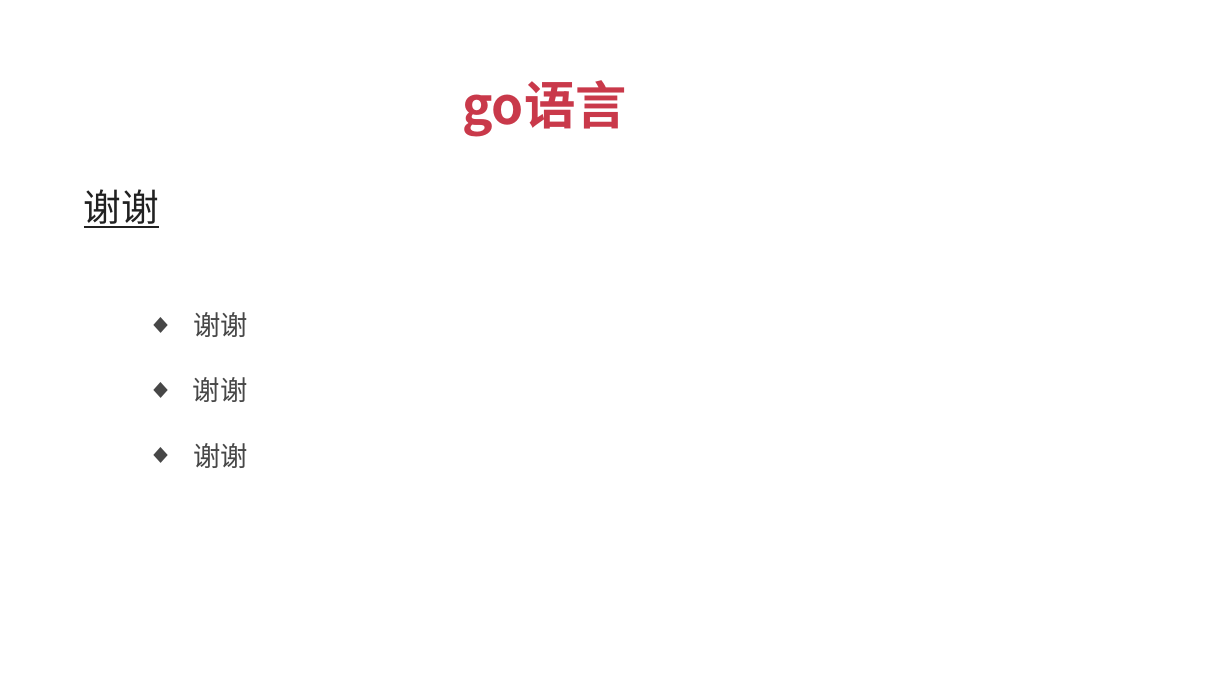
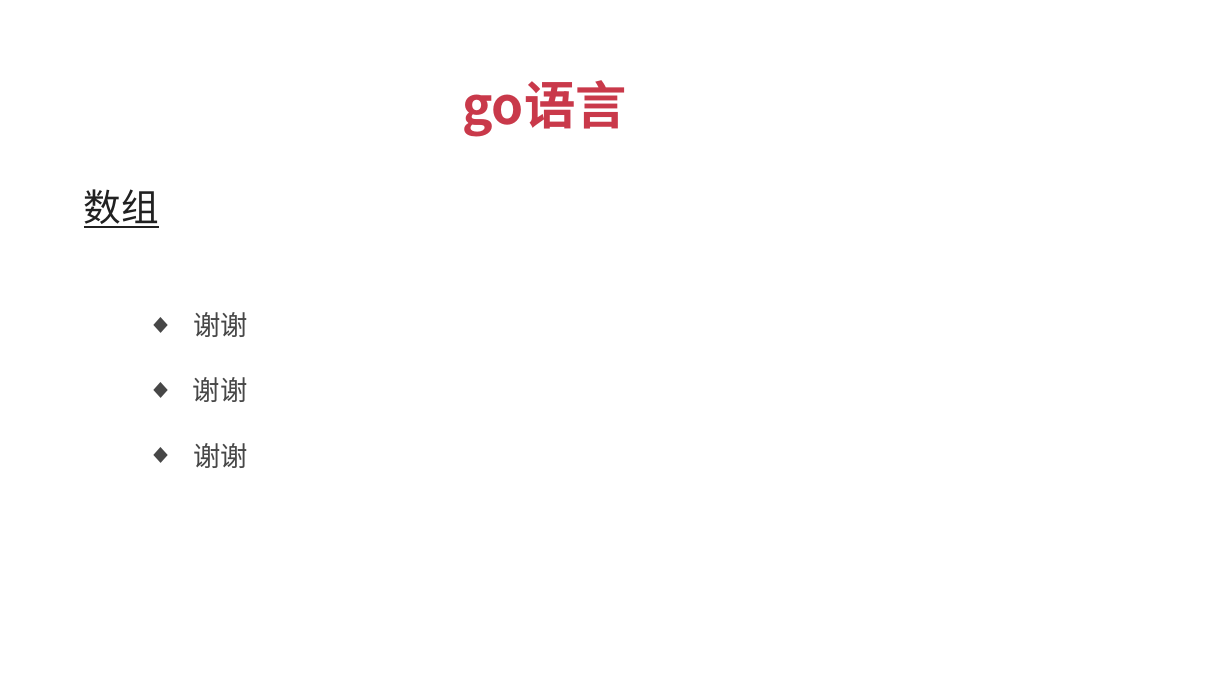
Before and after one commit to xuqiang76/golang, a slide deck: slide 23 of tuling/go语言_傻大猫.pptx. Drawn at 1232x693 pixels with LibreOffice and Linux fonts; fonts in the diff are those of the drawing. Boxes give left, top, right and bottom in pixels: in the first picture for what was removed or moved away, otherwise in the second. Text is boxed around its words. In the diff, an @@ line names an element or a change of style, - is before the commit and + after.

```diff
--- a/tuling/go语言_傻大猫.pptx
+++ b/tuling/go语言_傻大猫.pptx
@@ text at (x1=84, y1=189, x2=159, y2=228): text changed @@
-谢谢
+数组
```
Also in this commit, not shown: 1 other slide changed, 2 other files.
